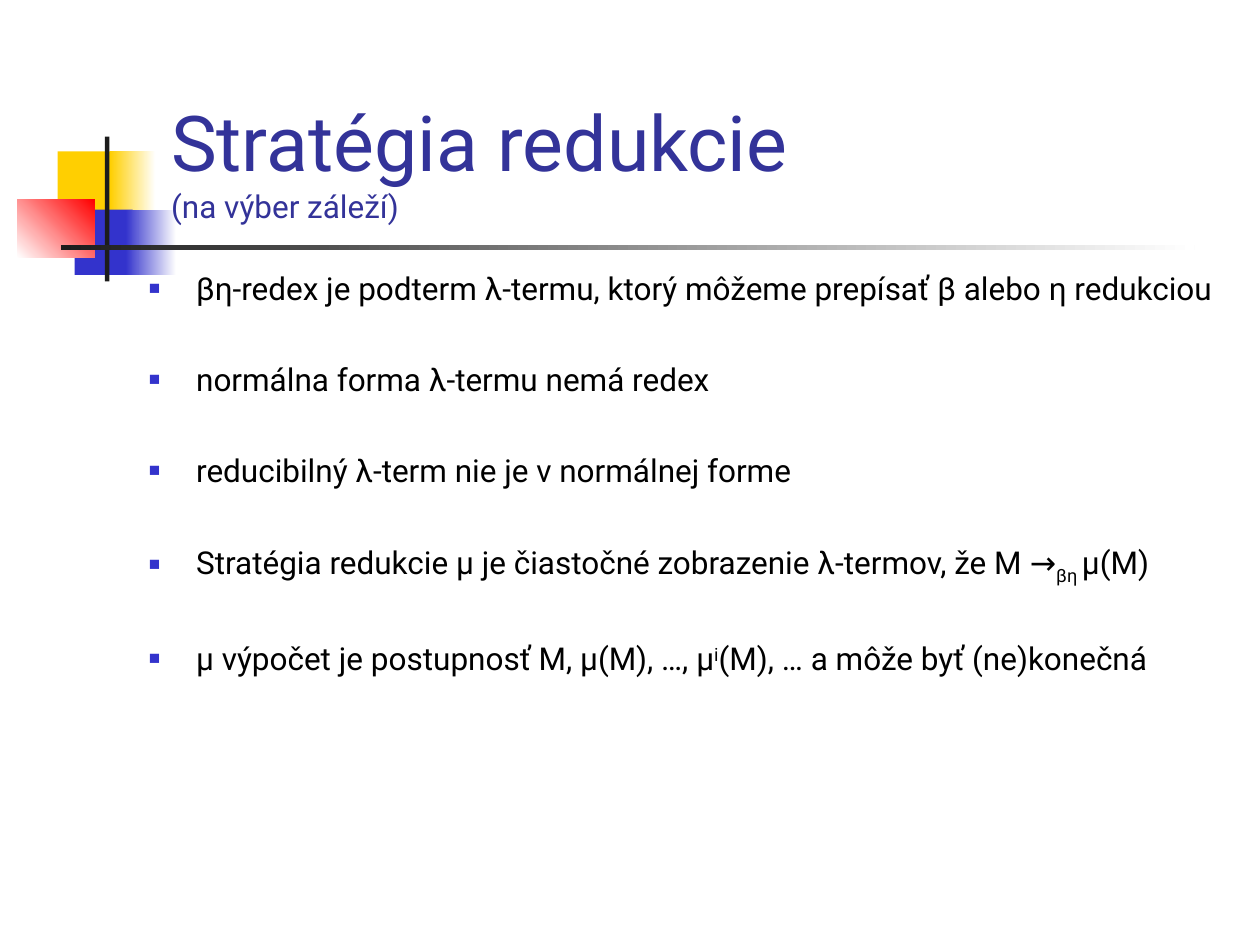
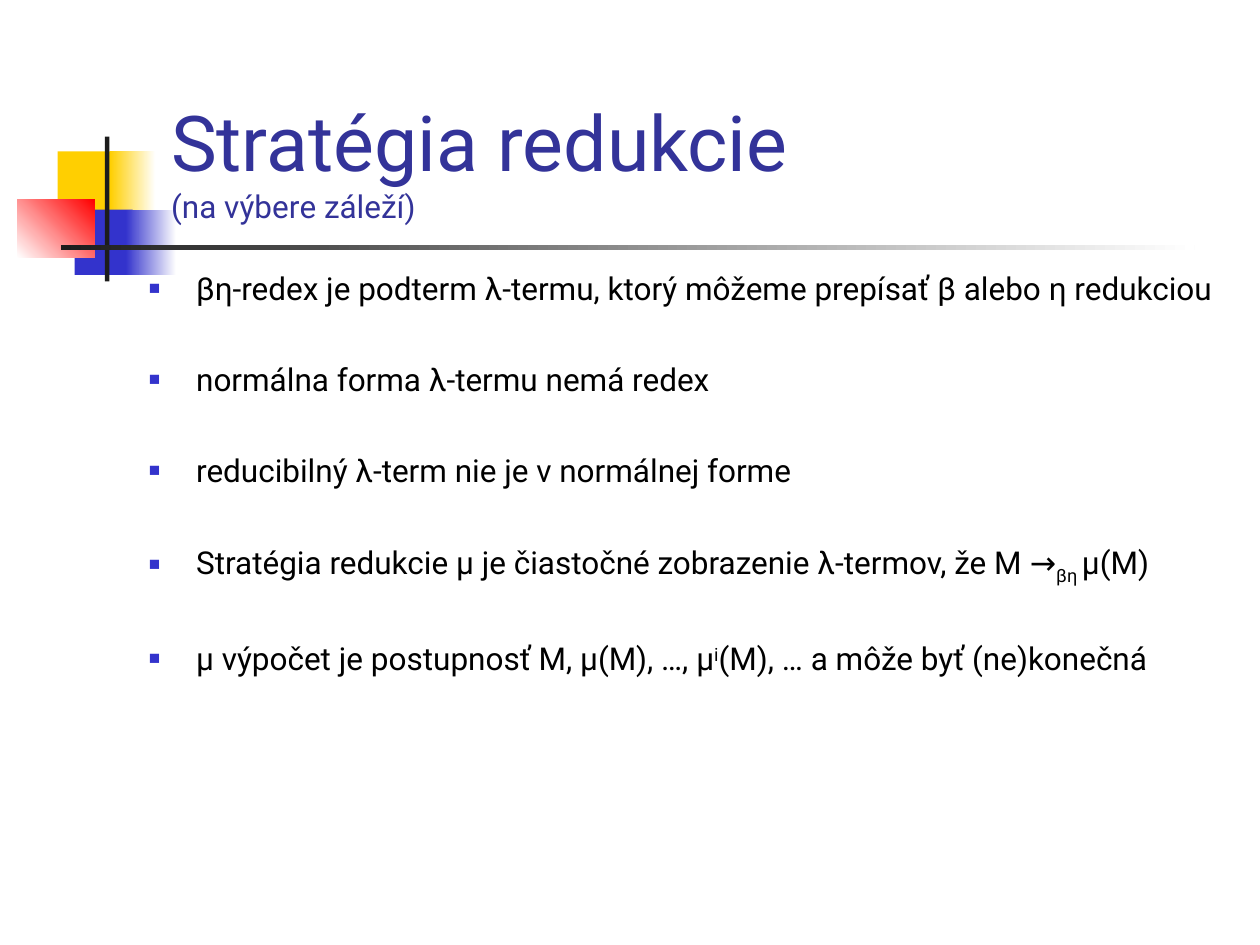
Before and after one commit to Funkcionalne/Prednasky, a slide deck: slide 6 of 06/06_fpro.ppt. Drawn at 1260x945 pixels with LibreOffice and Linux fonts; fonts in the diff are those of the drawing. Boxes give left, top, right and bottom in pixels: in the first picture for what was removed or moved away, otherwise in the second. Text is boxed around its words. In the diff, an @@ line names an element or a change of style, - is before the commit and + after.

```diff
--- a/06/06_fpro.ppt
+++ b/06/06_fpro.ppt
@@ title at (171,113,787,225): text changed @@
-Stratégia redukcie
-(na výber záleží)
+Stratégia redukcie
+(na výbere záleží)
```
Also in this commit, not shown: 4 other slides changed, 1 slide added, 2 other files.
